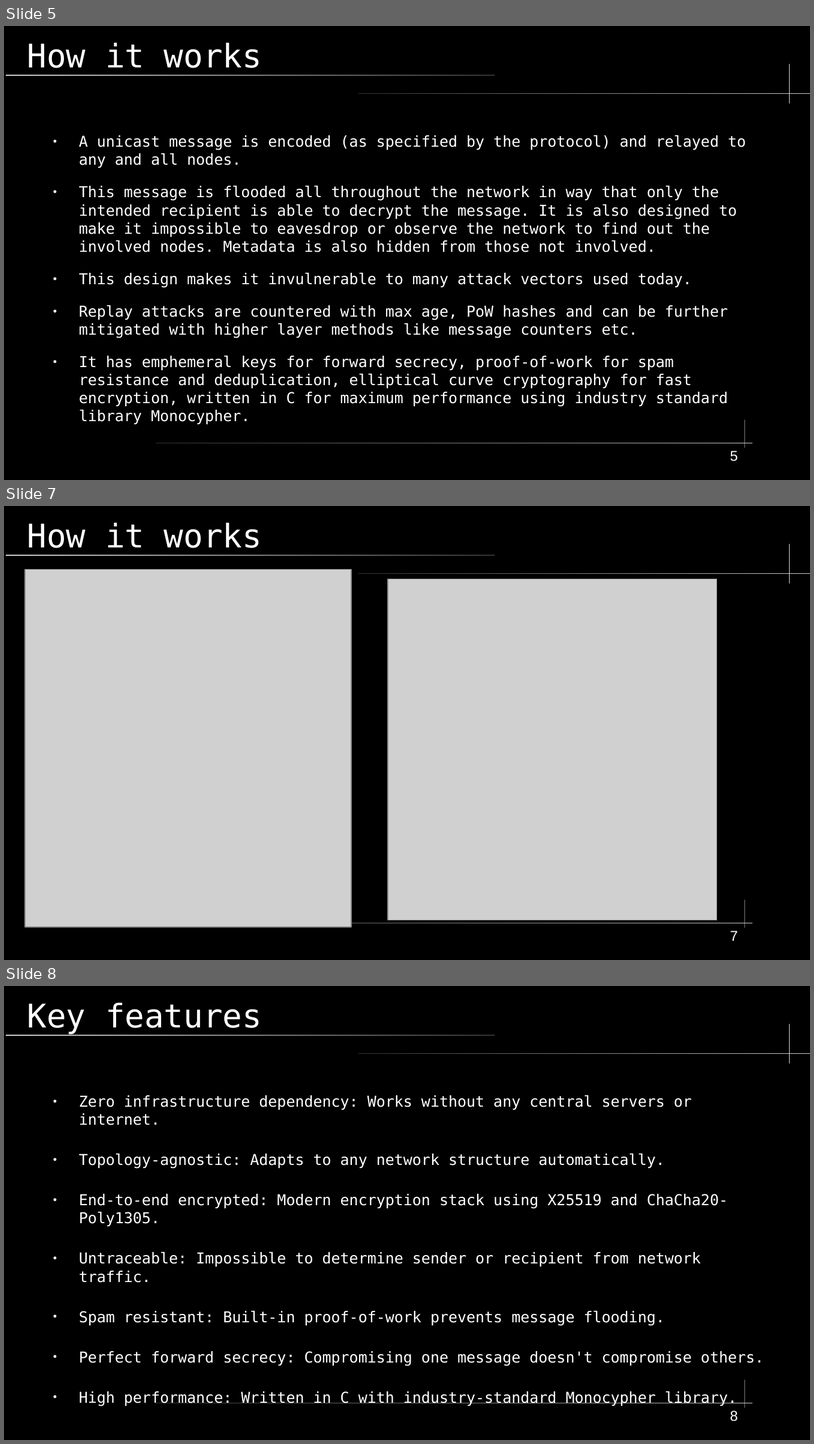
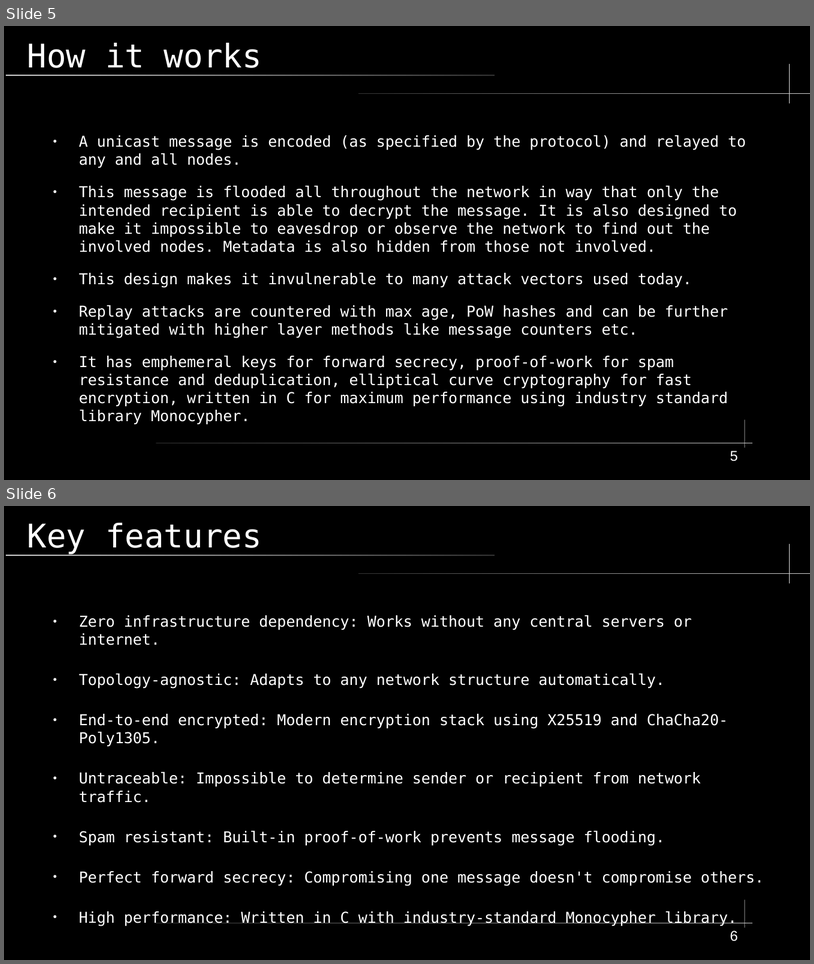
Before and after one commit to shinymonitor/hackyeah, a slide deck: presentation.odp. Shown one above the other, each under a label of ours: slides 5, 7 and 8 before the commit, slides 5 and 6 after it; the slides between them are not shown. The pictures are 814x1444 and 814x964 pixels, drawn with LibreOffice and Linux fonts; fonts in the diff are those of the drawing; grey boxes stand for pictures. Boxes give left, top, right and bottom in pixels: in the first picture for what was removed or moved away, otherwise in the second. Text is boxed around its words. In the diff, an @@ line names an element or a change of style, - is before the commit and + after.

```diff
--- a/presentation.odp
+++ b/presentation.odp
@@ slide 7 removed at (4,506,810,960), background #000000; not listed: 5 template elements that a slide beside it also shows @@
@@ title removed at (27,522,262,548) @@
-How it works
@@ picture removed at (25,570,351,927) @@
@@ picture removed at (388,579,717,920) @@
@@ page number removed at (731,930,738,940) @@
-7
@@ what was slide 8 is now slide 6 @@
@@ page number at (731,930,738,941): text changed @@
-8
+6
```
Also in this commit, not shown: 2 slides changed, 1 other slide removed, 7 other files.
